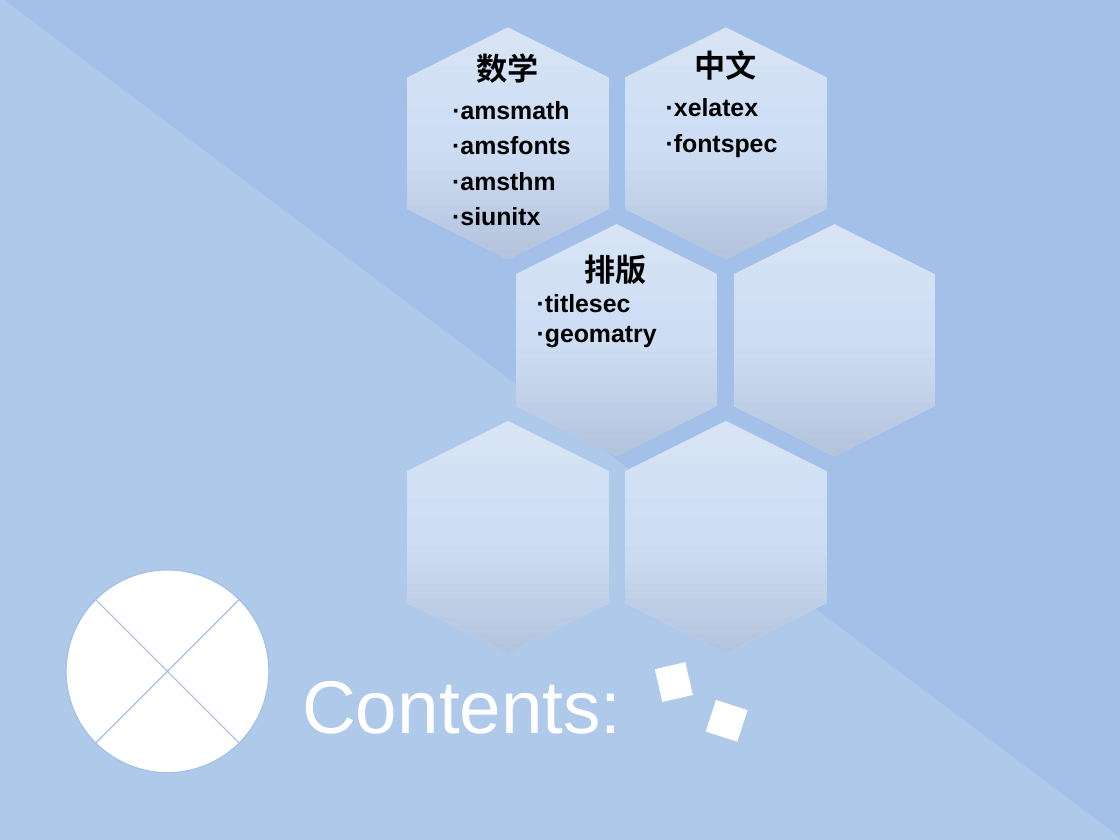
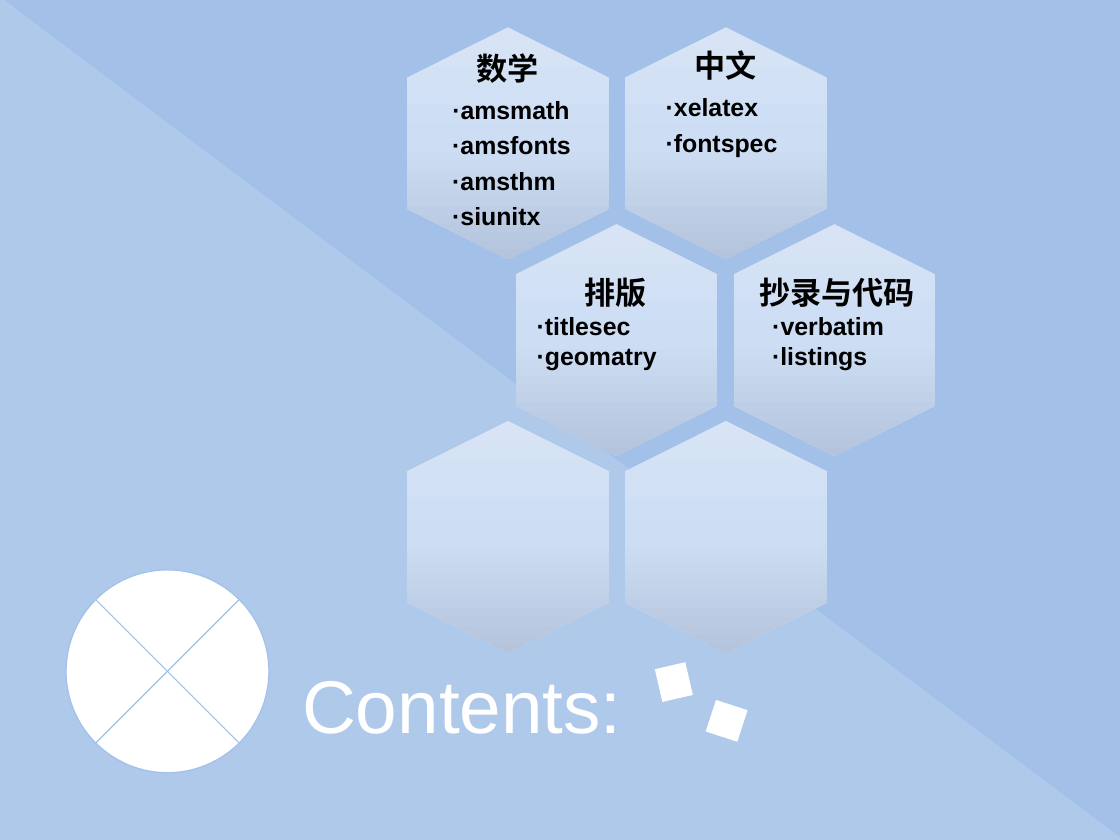
Before and after one commit to eesast/lectures, a slide deck: slide 2 of drafts/latex/常用宏包及其他高阶内容.pptx. Drawn at 1120x840 pixels with LibreOffice and Linux fonts; fonts in the diff are those of the drawing. Boxes give left, top, right and bottom in pixels: in the first picture for what was removed or moved away, otherwise in the second. Text is boxed around its words. In the diff, an @@ line names an element or a change of style, - is before the commit and + after.

```diff
--- a/drafts/latex/常用宏包及其他高阶内容.pptx
+++ b/drafts/latex/常用宏包及其他高阶内容.pptx
@@ text "排版": place and size @@
-text "排版" at box(537, 254, 657, 348)
+text "排版" at box(537, 277, 657, 371)
@@ text added at box(759, 277, 915, 371), 16 pt, text #000000, bold @@
+抄录与代码
+·verbatim
+·listings
```
Also in this commit, not shown: 4 slides added.
